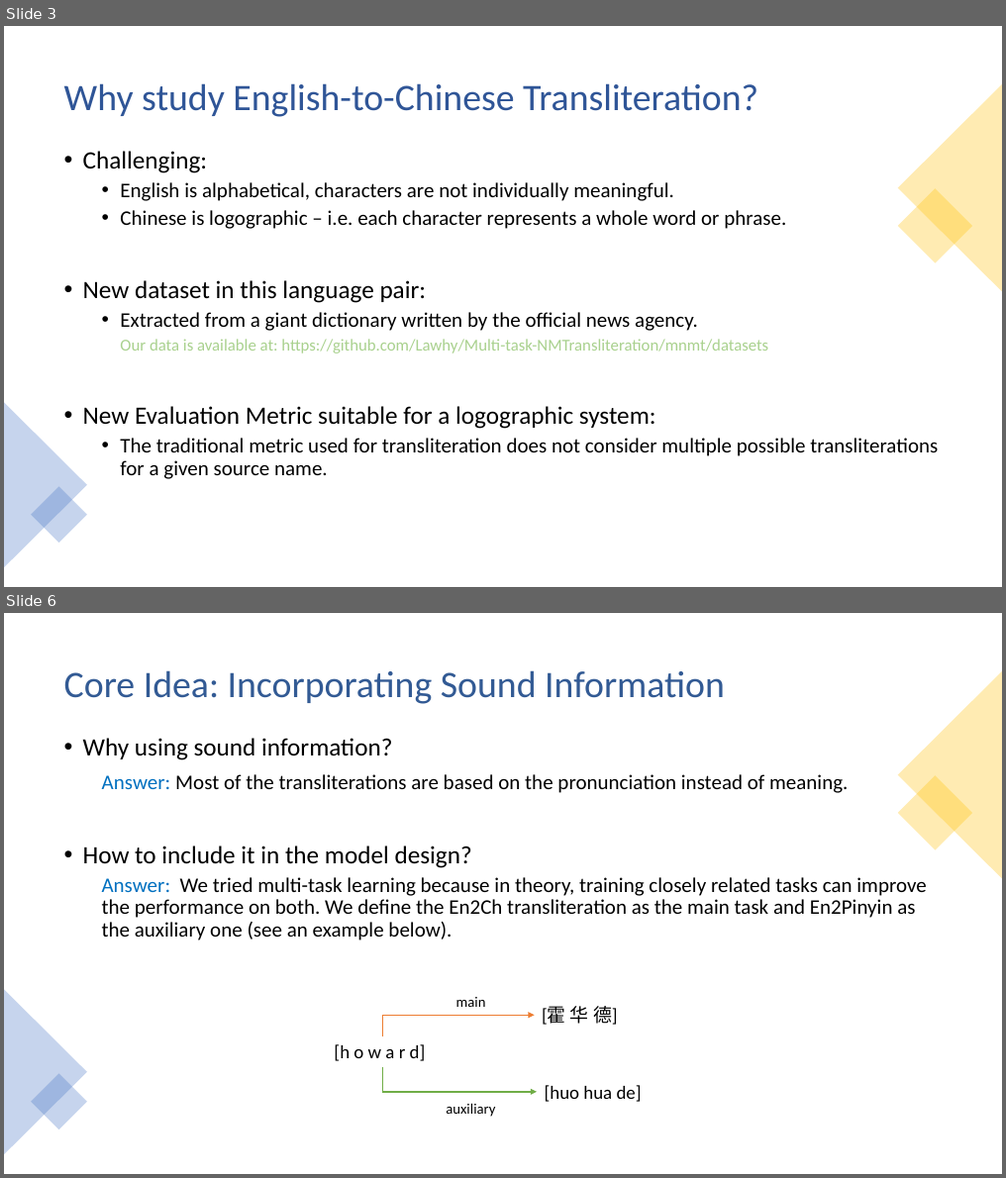
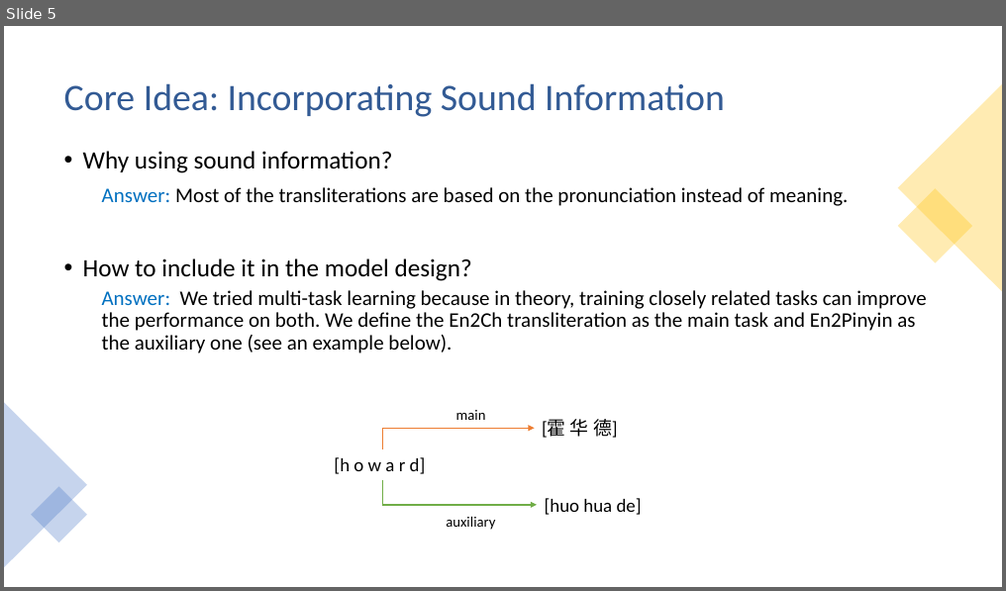
Before and after one commit to Lawhy/Lawhy.github.io, a slide deck: materials/aacl_presentation.pptx. Shown one above the other, each under a label of ours: slides 3 and 6 before the commit, slide 5 after it; the slides between them are not shown. The pictures are 1006x1178 and 1006x591 pixels, drawn with LibreOffice and Linux fonts; fonts in the diff are those of the drawing. Boxes give left, top, right and bottom in pixels: in the first picture for what was removed or moved away, otherwise in the second. Text is boxed around its words. In the diff, an @@ line names an element or a change of style, - is before the commit and + after.

```diff
--- a/materials/aacl_presentation.pptx
+++ b/materials/aacl_presentation.pptx
@@ slide 3 removed at [4,26,1002,587], background #FFFFFF @@
@@ title removed at [64,83,758,117] @@
-Why study English-to-Chinese Transliteration?
@@ triangle removed at [898,84,1002,291] @@
@@ text removed at [83,151,938,479] @@
-• Challenging:
-  • English is alphabetical, characters are not individually meaningful.
-  • Chinese is logographic – i.e. each character represents a whole word or phrase.
-• New dataset in this language pair:
-  • Extracted from a giant dictionary written by the official news agency.
-  Our data is available at: https://github.com/Lawhy/Multi-task-NMTransliteration/mnmt/datasets
-• New Evaluation Metric suitable for a logographic system:
-  • The traditional metric used for transliteration does not consider multiple possible transliterations for a given source name.
@@ rectangle removed at [898,188,973,264] @@
@@ triangle removed at [4,402,87,568] @@
@@ rectangle removed at [31,486,87,543] @@
@@ what was slide 6 is now slide 5 @@
```
Also in this commit, not shown: 10 slides changed, 2 slides added, 1 other slide removed.
